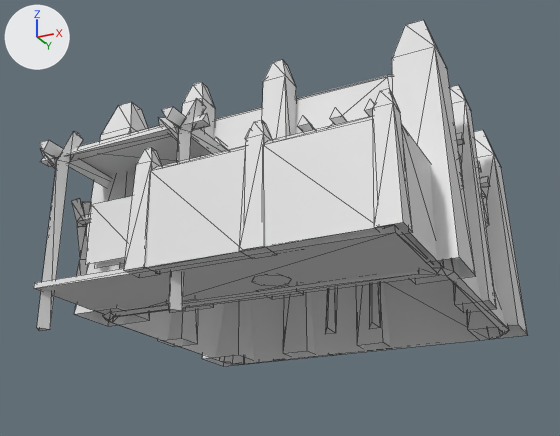
The COLLADA model art/meshes/structural/mande/house_01.dae, before and after one commit.
Rendered twice from a 50 mm lens placed at (9.86, -21.2, -6.25), pointed at (-0.62, -0.23, 3.19). The lights are fixed; the arrows at upper left show +X, +Y and +Z. The older version comes first. Mesh edges are drawn as thin lines.

The first picture shows 'house_01'.
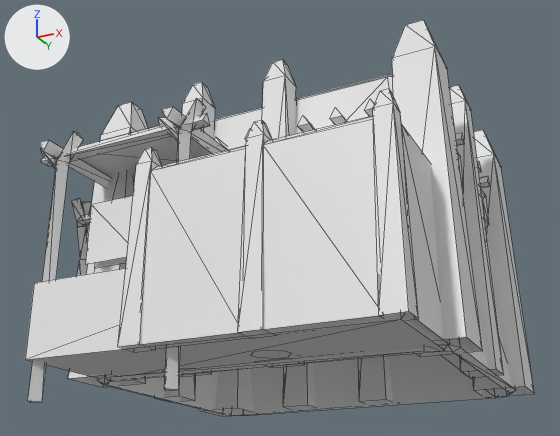
Pixel boxes [x1, y1, x2, y2] of what changed, in the pictures (560 x 436 px; the box of a moved part takes in the faces that stretch with it):
'house_01', reshaped (14% taller)
    before: [34, 20, 527, 366]
    after: [25, 20, 535, 416]
part 1 of me_esfera_194, moved or reshaped
    before: [34, 49, 527, 366]
    after: [25, 49, 535, 416]

What the commit changed:
me_esfera_194 is used by ob_house_01; location (0.0, 0.0, 0.0).
me_esfera_194 had 1062 vertices, 1529 faces and spanned x -6.53..5.69, y -5.84..6.38, z -1.01..7.61.
me_esfera_194 now has 1062 vertices, 1529 faces and spans x -6.53..5.69, y -5.84..6.38, z -3.01..7.61.
me_esfera_194 part 1: all 116 vertices in x -6.43..5.69, y -5.84..6.38, z -1.01..0.06 are moved by (0.0, 0.0, -2.0).
